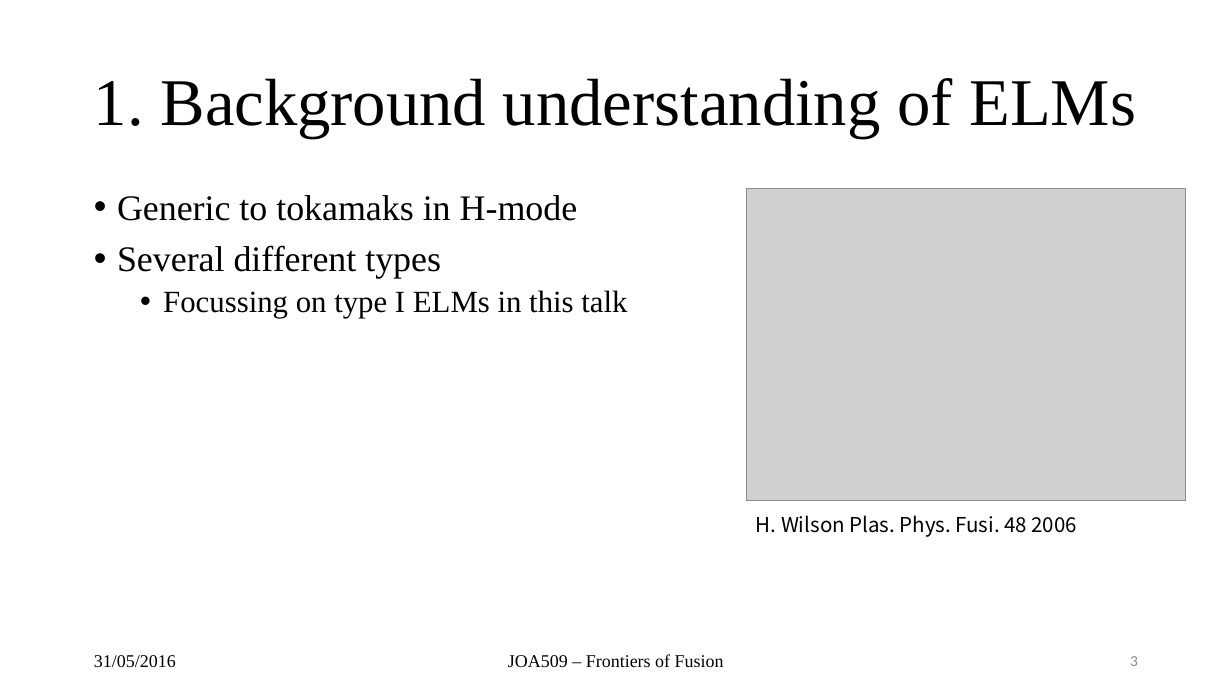
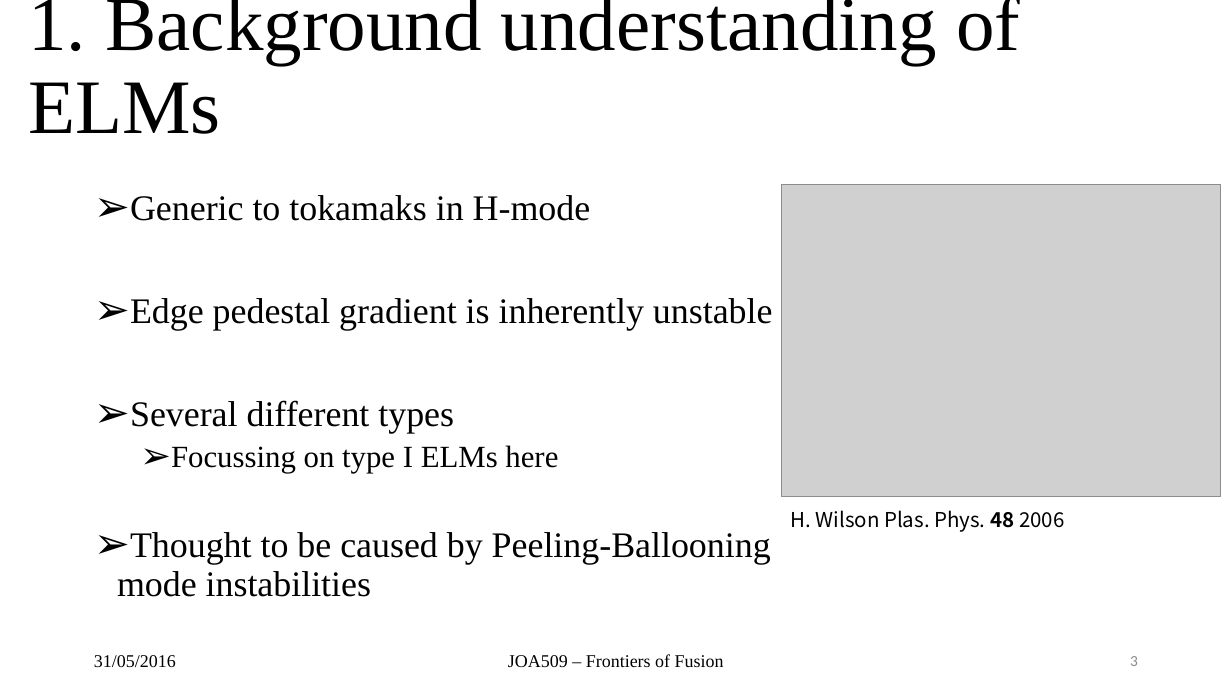
Before and after one commit to airdas/FFessay, a slide deck: slide 3 of Presentation/elmz.pptx. Drawn at 1232x693 pixels with LibreOffice and Linux fonts; fonts in the diff are those of the drawing; grey boxes stand for pictures; background and template pictures are left out. Boxes give left, top, right and bottom in pixels: in the first picture for what was removed or moved away, otherwise in the second. Text is boxed around its words. In the diff, an @@ line names an element or a change of style, - is before the commit and + after.

```diff
--- a/Presentation/elmz.pptx
+++ b/Presentation/elmz.pptx
@@ title "1. Background understanding of ELMs": place and size @@
-title "1. Background understanding of ELMs" at [94,78,1136,138]
+title "1. Background understanding of ELMs" at [28,0,1020,134]
@@ title "1. Background understanding of ELMs" at [28,0,1020,134]: size 52 to 60 pt @@
@@ text at [130,195,591,434]: bullet • to ➢ @@
@@ picture: place and size @@
-picture at [747,189,1186,502]
+picture at [782,185,1221,497]
@@ text at [130,298,773,330]: paragraph added @@
+➢ Edge pedestal gradient is inherently unstable
@@ text at [117,445,771,597]: text changed; size 24 to 28 pt @@
-  • Focussing on type I ELMs in this talk
+  ➢ Focussing on type I ELMs here
+➢ Thought to be caused by Peeling-Ballooning mode instabilities
@@ text at [791,510,1064,532]: text changed @@
-H. Wilson Plas. Phys. Fusi. 48 2006
+H. Wilson Plas. Phys. 48 2006
```
Also in this commit, not shown: 1 other slide changed, 2 slides added, 6 other files.
